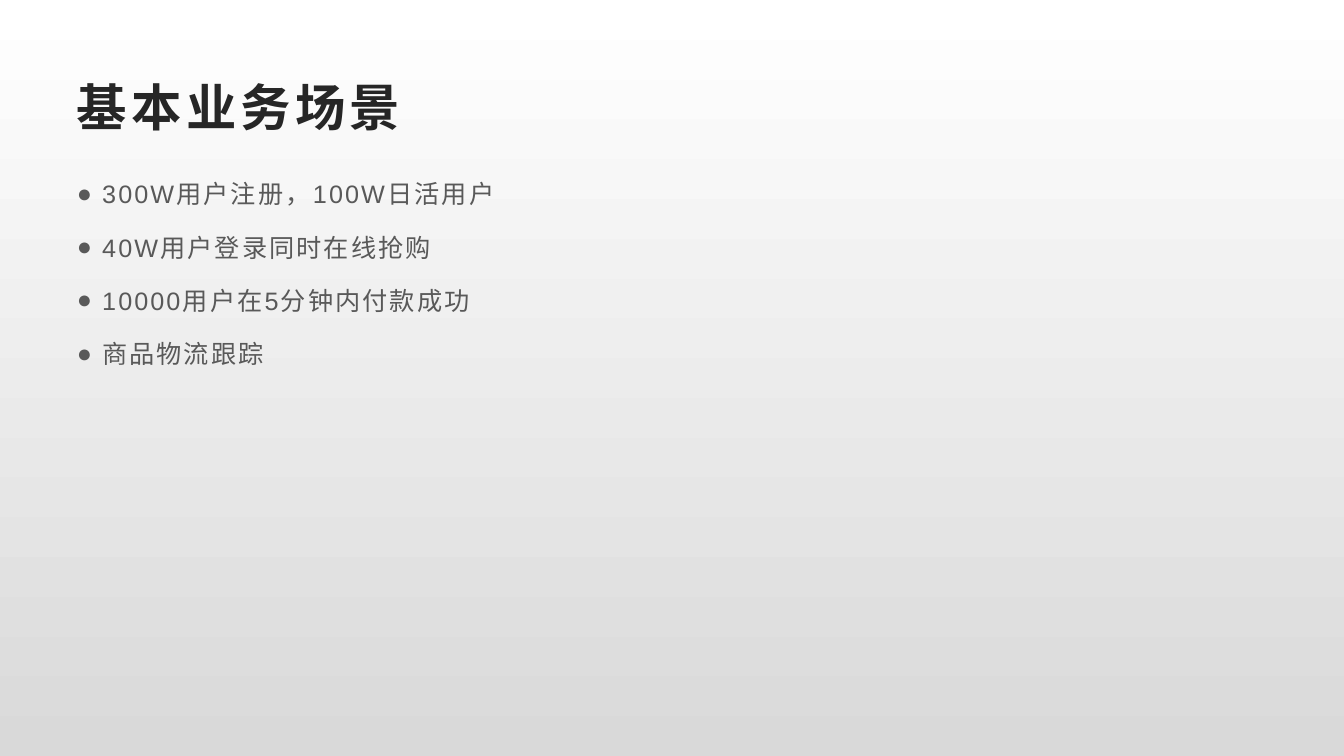
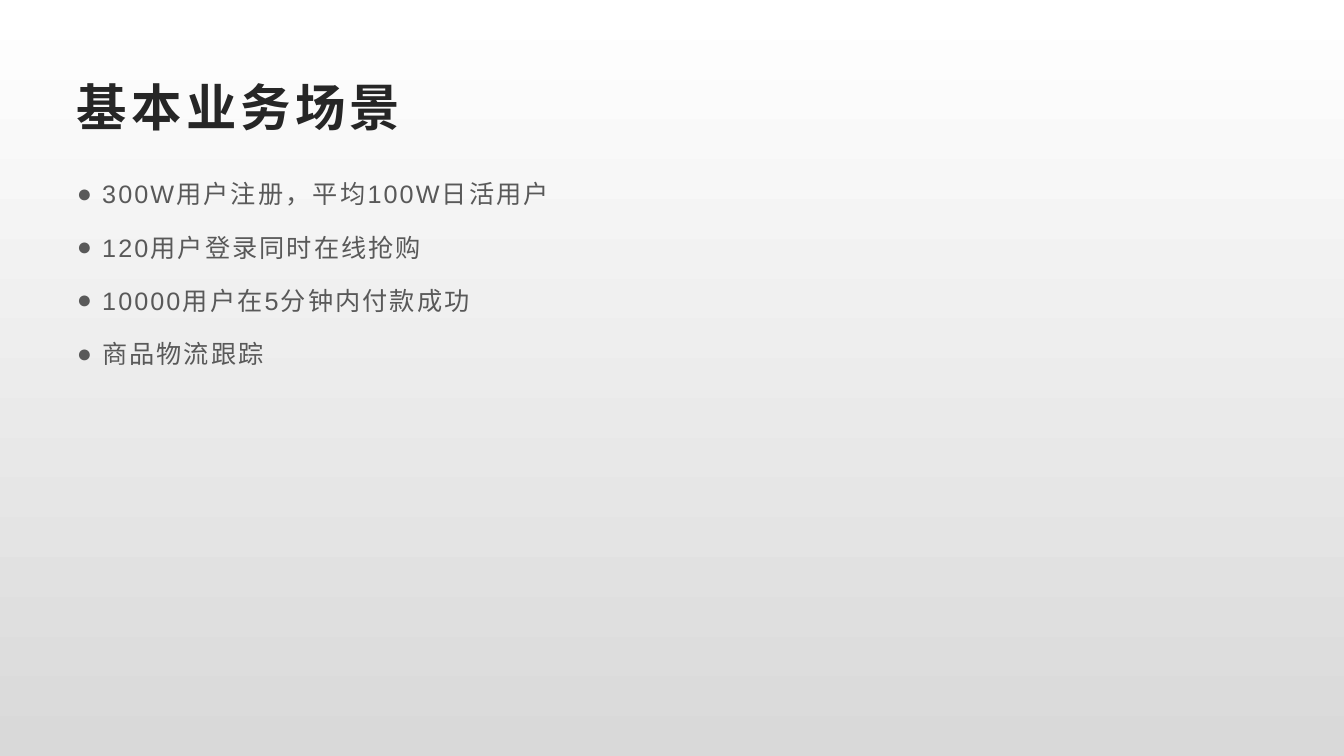
Before and after one commit to liuxgld/jiketime-project8, a slide deck: slide 2 of jobs/arch8-liuxinguo-lesson9-618QiangGou.pptx. Drawn at 1344x756 pixels with LibreOffice and Linux fonts; fonts in the diff are those of the drawing. Boxes give left, top, right and bottom in pixels: in the first picture for what was removed or moved away, otherwise in the second. Text is boxed around its words. In the diff, an @@ line names an element or a change of style, - is before the commit and + after.

```diff
--- a/jobs/arch8-liuxinguo-lesson9-618QiangGou.pptx
+++ b/jobs/arch8-liuxinguo-lesson9-618QiangGou.pptx
@@ text at box(102, 183, 549, 259): text changed @@
-● 300W用户注册，100W日活用户
-● 40W用户登录同时在线抢购
+● 300W用户注册，平均100W日活用户
+● 120用户登录同时在线抢购
```
Also in this commit, not shown: 4 other slides changed.
